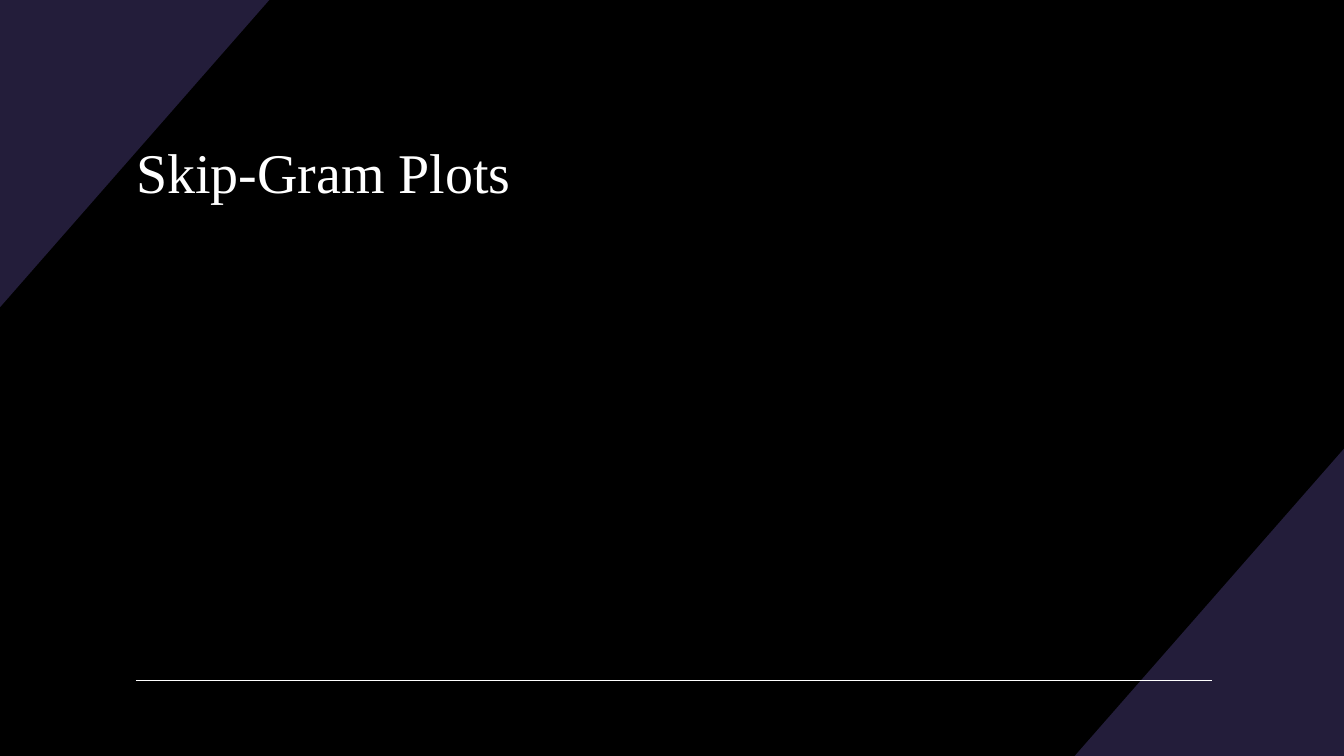
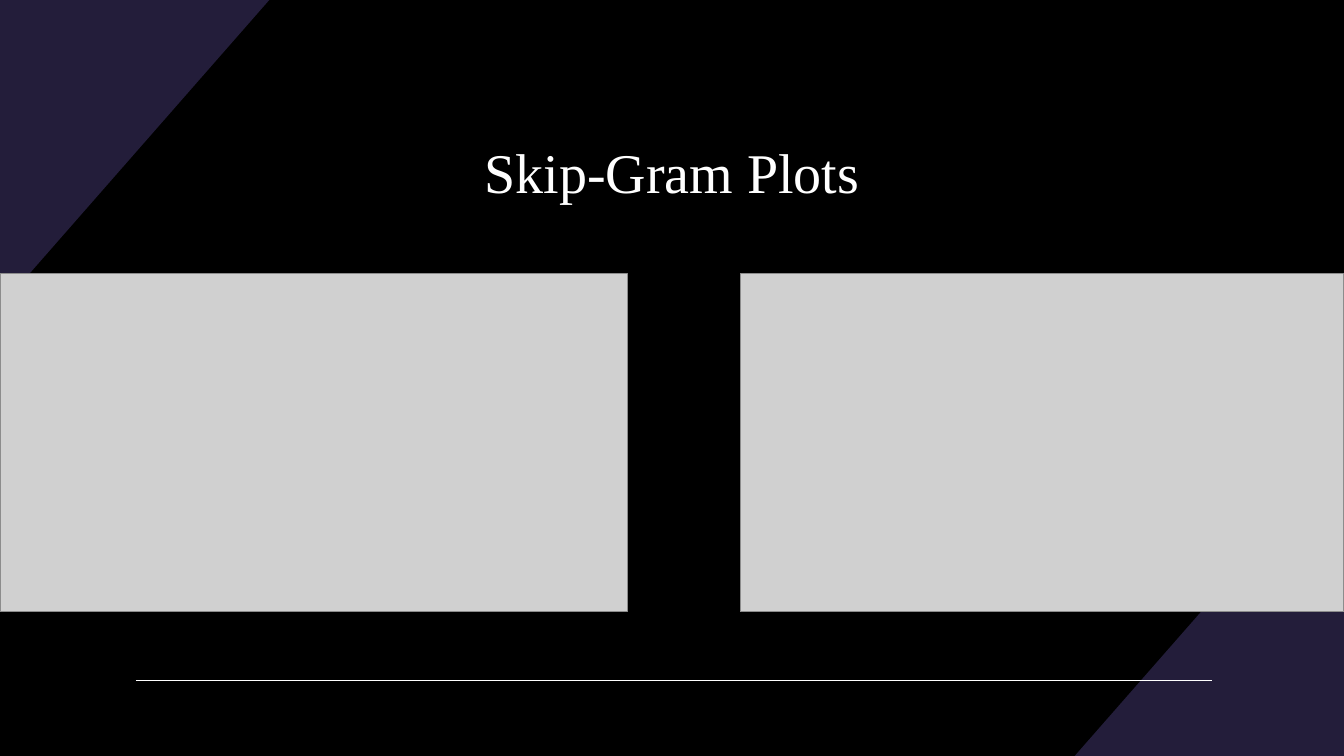
Before and after one commit to BenjaminRocco/Capstone_Project, a slide deck: slide 10 of Capstone_Presentation.pptx. Drawn at 1344x756 pixels with LibreOffice and Linux fonts; fonts in the diff are those of the drawing; grey boxes stand for pictures. Boxes give left, top, right and bottom in pixels: in the first picture for what was removed or moved away, otherwise in the second. Text is boxed around its words. In the diff, an @@ line names an element or a change of style, - is before the commit and + after.

```diff
--- a/Capstone_Presentation.pptx
+++ b/Capstone_Presentation.pptx
@@ title "Skip-Gram Plots" at bbox=[485, 154, 859, 204]: alignment left to centre @@
@@ picture added at bbox=[0, 274, 627, 613] @@
@@ picture added at bbox=[740, 274, 1344, 613] @@
```
Also in this commit, not shown: 7 other slides changed, 15 other files.
